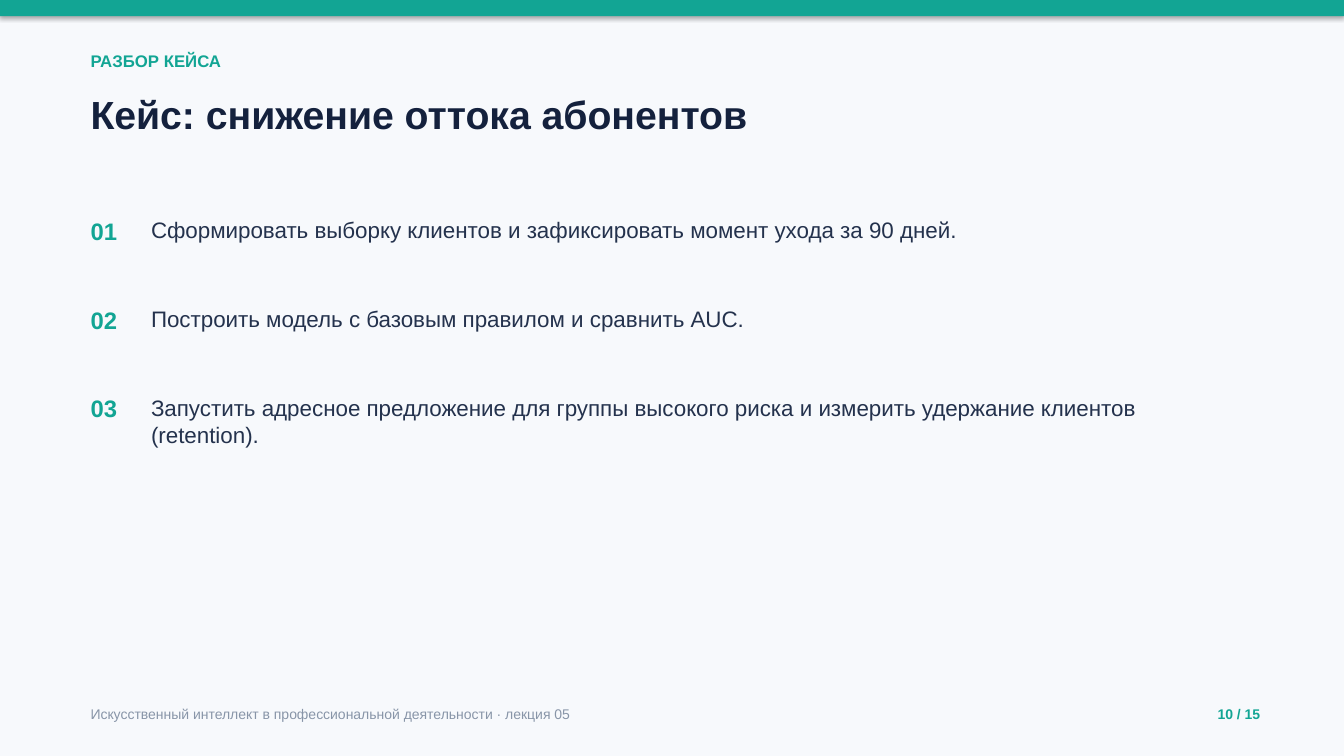
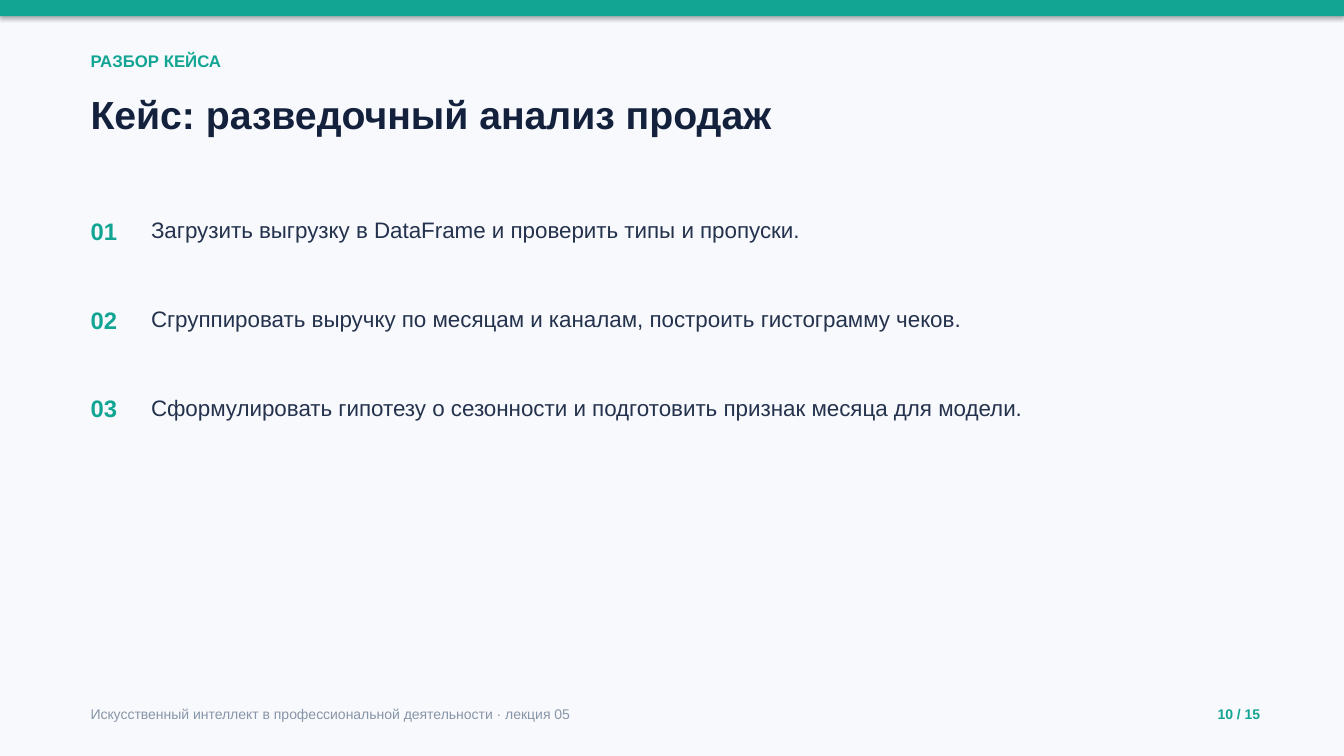
Before and after one commit to ketty3/ketty3.github.io, a slide deck: slide 10 of presentations/lecture-05.pptx. Drawn at 1344x756 pixels with LibreOffice and Linux fonts; fonts in the diff are those of the drawing. Boxes give left, top, right and bottom in pixels: in the first picture for what was removed or moved away, otherwise in the second. Text is boxed around its words. In the diff, an @@ line names an element or a change of style, - is before the commit and + after.

Commit message:
Rewrite course around data analysis and ML theory

```diff
--- a/presentations/lecture-05.pptx
+++ b/presentations/lecture-05.pptx
@@ text at <box>91,100,771,137</box>: text changed @@
-Кейс: снижение оттока абонентов
+Кейс: разведочный анализ продаж
@@ text at <box>151,222,800,243</box>: text changed @@
-Сформировать выборку клиентов и зафиксировать момент ухода за 90 дней.
+Загрузить выгрузку в DataFrame и проверить типы и пропуски.
@@ text at <box>151,311,961,332</box>: text changed @@
-Построить модель с базовым правилом и сравнить AUC.
+Сгруппировать выручку по месяцам и каналам, построить гистограмму чеков.
@@ text at <box>151,399,1022,421</box>: text changed @@
-Запустить адресное предложение для группы высокого риска и измерить удержание клиентов (retention).
+Сформулировать гипотезу о сезонности и подготовить признак месяца для модели.
```
Also in this commit, not shown: 12 other slides changed, 2 slides added, 2 slides removed, 43 other files.
